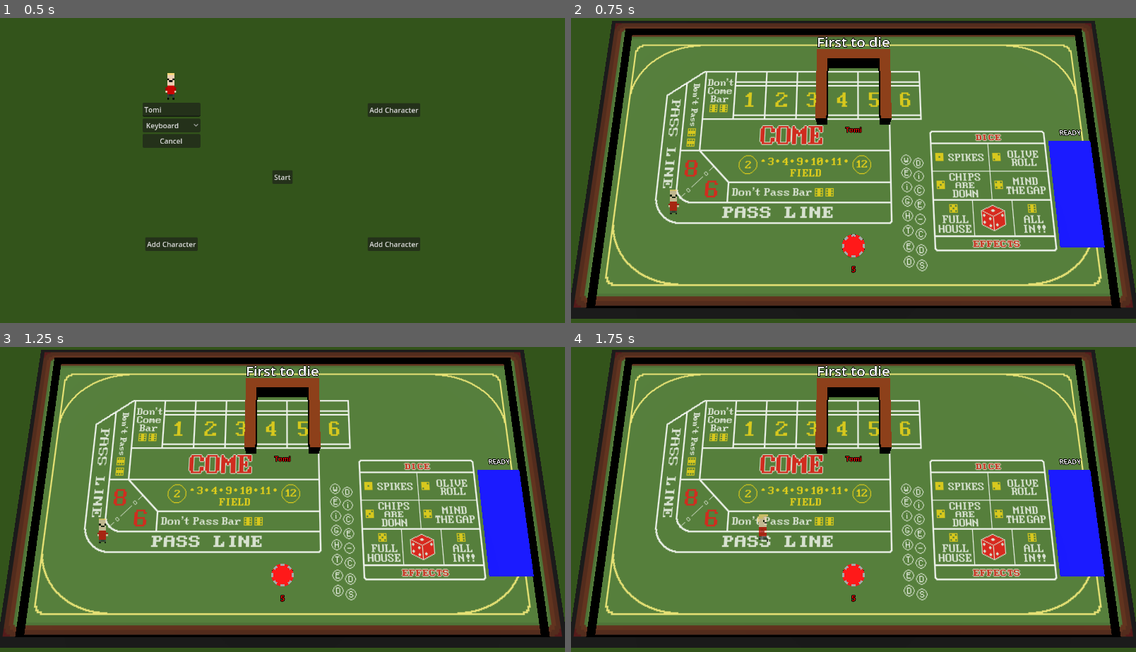
Above: before the commit, frames 1-4 (two rows, left to right).
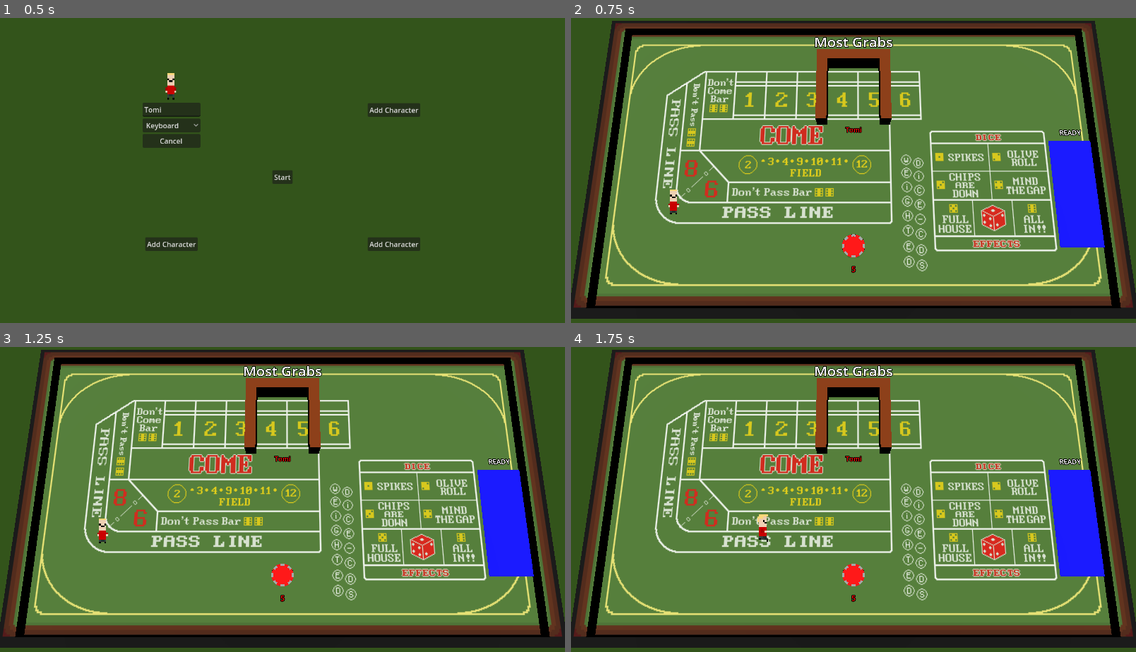
Above: after the commit, the same moments.

Repository: Laks0/weighted-dice-3d
Game: Godot game, scene res://Scenes/CharacterScreen/CharacterScreen.tscn
The game is run twice, just before and just after one commit, with the same random seed, the same clock (stepped at 60 frames per second) and the same inputs.
Inputs:
- Up to frame 1 (0.5 s): no input
- Up to frame 2 (0.75 s): click "Start" at 0.5 s
- Up to frame 3 (1.25 s): no input
- Up to frame 4 (1.75 s): tap Enter (grab_mouse) at 1.25 s; hold D (move_right_kb) from 1.28 s (still down); tap Alt (grab_kb2) at 1.35 s

Frame 1 is identical in both runs. In frame 2, 0.4% of the frame differs, in the area x 17-57%, y 6-65%; in frame 3, 0.4%; in frame 4, 0.4%, in the area x 33-57%, y 6-64%.

Commit message:
Apuesta Most Grabs

Diff:
--- a/Autoload/BetHandler.gd
+++ b/Autoload/BetHandler.gd
@@ -3,6 +3,7 @@
 var bets : Array[Bet]
 
 const firstToDie := preload("res://Autoload/Bets/FirstToDie.gd")
+const mostGrabs := preload("res://Autoload/Bets/MostGrabs.gd")
 
 var currentBet : Bet
 
@@ -11,7 +12,8 @@
 
 func _ready():
 	bets = [
-		firstToDie.new()
+		firstToDie.new(),
+		mostGrabs.new(),
 	]
 
 ## Empieza la ronda de arena
--- /dev/null
+++ b/Autoload/Bets/MostGrabs.gd
@@ -0,0 +1,16 @@
+extends Bet
+
+func _init():
+	betName = "Most Grabs"
+	betType = BetType.ALL_PLAYERS
+
+func settle():
+	var monigotes : Array[Monigote] = _arena.monigotes
+
+	var maxGrabs = 0
+	for m in monigotes:
+		if m.grabs >= maxGrabs:
+			maxGrabs = m.grabs
+
+	_result = monigotes.filter(func(mon : Monigote): return mon.grabs == maxGrabs) \
+						.map(func (mon : Monigote): return mon.player.id)
--- a/Classes/Monigotes/Monigote.gd
+++ b/Classes/Monigotes/Monigote.gd
@@ -23,6 +23,8 @@
 @export var invincibleAfterPushTime: float = 0.2
 
 var sprite : AnimatedSprite3D
+
+var grabs : int = 0 ## Cantidad de veces que aggaró a alguien. Para MostGrabs
 
 func _ready():
 	match player.id:
@@ -50,13 +52,15 @@
 			var success : bool = startGrab(body)
 			if !success:
 				continue
+			if body is Monigote:
+				grabs += 1
 			break
 
 	if grabbing and Input.is_action_just_released(actions.grab):
 		push()
 
 	sprite.modulate = color
-	if invincible:
+	if invincible and $HurtTime.one_shot:
 		sprite.modulate.a = .7
 	else:
 		sprite.modulate.a = 1
--- a/Classes/Monigotes/Monigote.tscn
+++ b/Classes/Monigotes/Monigote.tscn
@@ -1430,15 +1430,6 @@
 axis_lock_angular_y = true
 axis_lock_angular_z = true
 script = ExtResource("1_kvmu2")
-MAX_SPEED = null
-ACCELERATION = null
-FRICTION = null
-invincibleAfterHurtTime = null
-invincibleAfterPushTime = null
-maxGrabTime = null
-grabDistance = null
-maxPushForce = null
-affectedByGravity = null
 
 [node name="TomiSprite" type="AnimatedSprite3D" parent="."]
 visible = false
--- a/Scenes/Arena/Arena.gd
+++ b/Scenes/Arena/Arena.gd
@@ -11,10 +11,12 @@
 
 var gameTime : float = 0
 
+var monigotes : Array[Monigote]
+
 var firstToDie : int = -1
 
 func _ready():
-	var monigotes := PlayerHandler.instantiatePlayers(self)
+	monigotes = PlayerHandler.instantiatePlayers(self)
 	monigotesAlive = len(monigotes)
 
 	for m in monigotes:
@@ -44,12 +46,7 @@
 	$HUD.effectStarted(effects[activeEffect].effectName)
 
 func getLivingMonigotes() -> Array[Monigote]:
-	var monigotes : Array[Monigote] = []
-	for child in get_children():
-		if child is Monigote and child.health > 0:
-			monigotes.append(child)
-
-	return monigotes
+	return monigotes.filter(func (mon : Monigote): return mon.health > 0)
 
 func getRandomMonigote() -> Monigote:
 	var monigotes := getLivingMonigotes()
@@ -65,7 +62,6 @@
 		endGame(getLivingMonigotes()[0].player.id)
 
 func endGame(winnerId : int):
-#	var lastStanding : Monigote = get_tree().get_nodes_in_group("Monigote")[0]
 	BetHandler.settleBet(winnerId)
 
 	get_tree().change_scene_to_file("res://Scenes/BettingScreen/BettingScreen.tscn")
